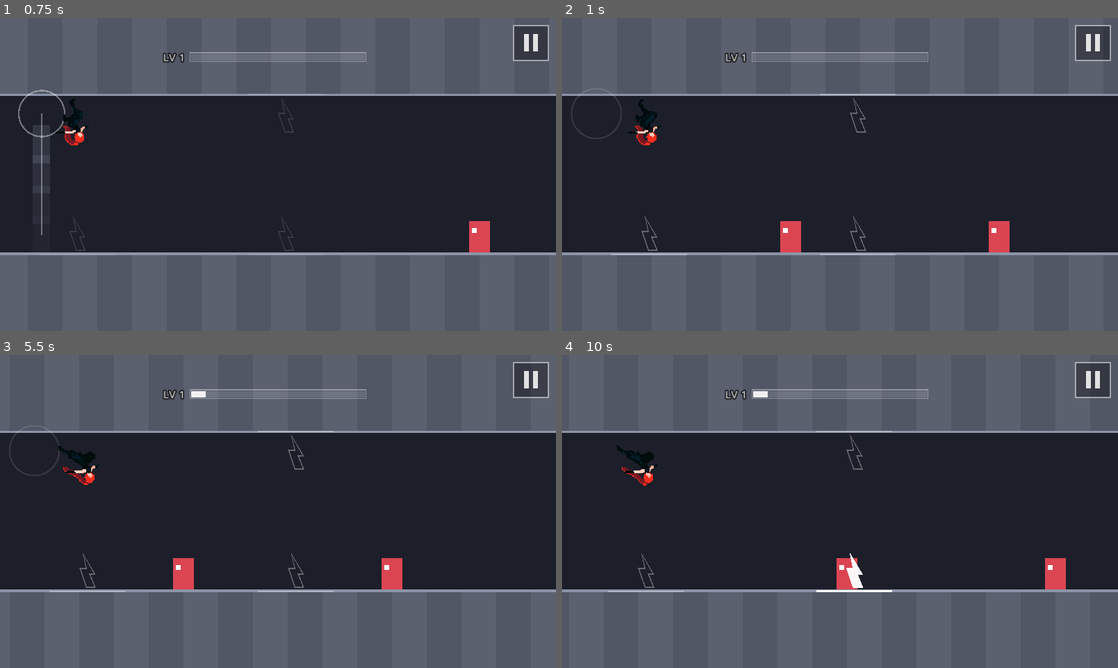
Above: before the commit, frames 1-4 (two rows, left to right).
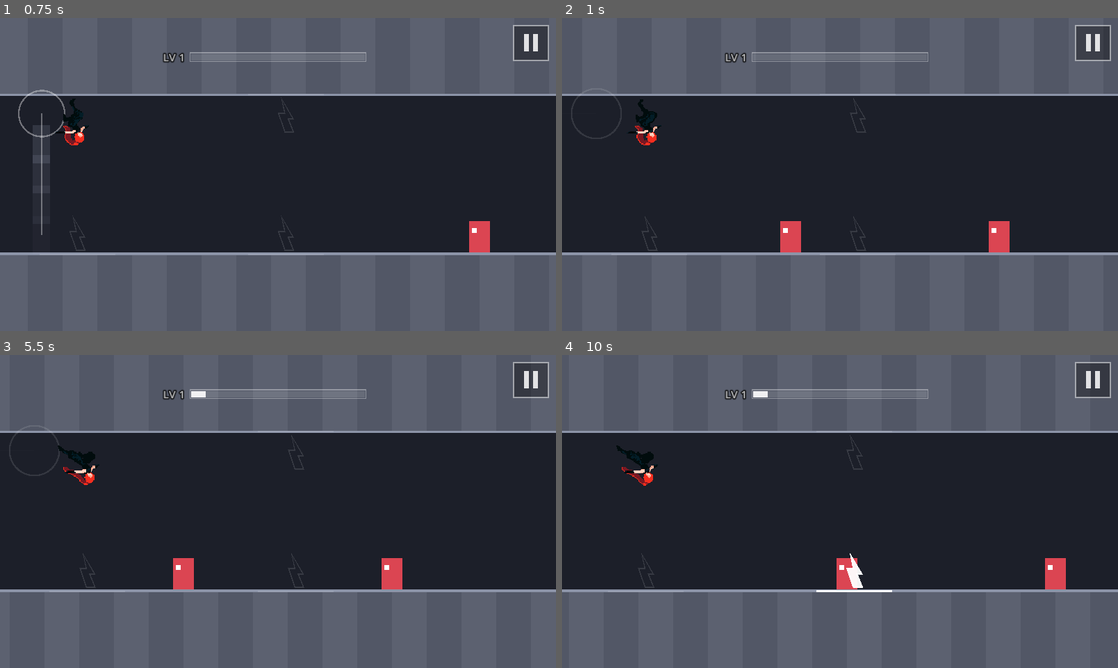
Above: after the commit, the same moments.

Repository: fredsbreads/game-off
Game: Godot game, scene res://scenes/main.tscn
The game is run twice, just before and just after one commit, with the same random seed, the same clock (stepped at 60 frames per second) and the same inputs.
Inputs (mouse positions are in pixels of both pictures, inside the frame that each line leads up to):
- Up to frame 1 (0.75 s): tap Enter at 0.5 s; move the mouse to (400, 158) at 0.52 s; hold K (tp_forward) from 0.53 s (still down); hold J (tp_vertical) from 0.53 s (still down); click (400, 158) at 0.67 s
- Up to frame 2 (1 s): keep holding K (tp_forward); keep holding J (tp_vertical)
- Up to frame 3 (5.5 s): move the mouse to (166, 527) at 1.27 s; release K (tp_forward) at 1.28 s; release J (tp_vertical) at 1.28 s; tap Shift at 1.35, 2.85, 4.35 s; move the mouse to (333, 442) at 2.02 s; hold J (tp_vertical) 2.03-2.78 s; hold K (tp_forward) 2.03-3.53 s; move the mouse to (250, 574) at 2.77 s; click (250, 574) at 2.92 s; move the mouse to (444, 558) at 3.52 s; hold J (tp_vertical) 3.53-4.28 s; move the mouse to (111, 464) at 4.27 s; move the mouse to (305, 511) at 5.02 s; hold J (tp_vertical) from 5.03 s (still down); click (305, 511) at 5.17 s
- Up to frame 4 (10 s): move the mouse to (756, 433) at 5.77 s; release J (tp_vertical) at 5.78 s; hold K (tp_forward) 5.78-8.03 s; tap Shift at 5.85, 7.35, 8.85 s; move the mouse to (962, 495) at 6.52 s; hold J (tp_vertical) 6.53-7.28 s; move the mouse to (728, 527) at 7.27 s; click (728, 527) at 7.42 s; move the mouse to (895, 442) at 8.02 s; hold J (tp_vertical) 8.03-8.78 s; move the mouse to (812, 574) at 8.77 s; move the mouse to (1006, 558) at 9.52 s; hold K (tp_forward) from 9.53 s (still down); hold J (tp_vertical) from 9.53 s (still down); click (1006, 558) at 9.67 s

Frame 1 is identical in both runs. In frame 2, 0.2% of the frame differs, in the area x 14-55%, y 25-75%; in frame 3, 0.2%; in frame 4, 0.1%.

Commit message:
Misses in a row get longer cooldowns, so mashing gets you killed
0.16 s after the first miss, 0.3 s after the second, 0.5 s after the
third and later. A kill or half a second without teleporting resets it.
The solver and bot track the streak too.

Diff:
--- a/scripts/chunk_solver.gd
+++ b/scripts/chunk_solver.gd
@@ -10,9 +10,10 @@
 ##      exactly onto it and ends the frame there.
 ##   2. run forward one frame along your row
 ##   3. running into a live enemy in your row kills you
-##   4. tick the cooldown down
+##   4. tick the cooldown down (and the frames since the last teleport)
 ##
-## Enemies are Vector2(x, row). States are [x, row, cooldown, killed_mask].
+## Enemies are Vector2(x, row). States are
+## [x, row, cooldown, killed_mask, misses_in_a_row, frames_since_teleport].
 ##
 ## Used by tools/validate_patterns.gd to prove patterns chain, and by the
 ## debug bot to play the game for soak tests and screenshots.
@@ -24,13 +25,14 @@
 
 ## limit_x: teleports may not land at or past this (level not built there).
 ## required_kills: bitmask of enemies that must all be killed (0 = survive).
+## start: [x, row, cooldown] or [x, row, cooldown, misses, frames_since_teleport].
 ## Returns {"ok": bool, "actions": Array (one Move per frame)}.
 static func search(enemies: Array[Vector2], start: Array, goal_x: float, limit_x: float, speed: float, max_frames: int = 3000, required_kills: int = 0) -> Dictionary:
-	# Each history entry: [x, row, cooldown, killed_mask, parent_index, action]
-	var first: Array = start.duplicate()
-	first.append(0)
-	first.append(-1)
-	first.append(Rules.Move.NONE)
+	# Each history entry: [x, row, cooldown, killed_mask, misses, idle,
+	# parent_index, action]
+	var misses: int = start[3] if start.size() > 3 else 0
+	var idle: int = start[4] if start.size() > 4 else Rules.miss_streak_reset_frames()
+	var first: Array = [start[0], start[1], start[2], 0, misses, mini(idle, Rules.miss_streak_reset_frames()), -1, Rules.Move.NONE]
 	var history: Array = [first]
 	var frontier: Array[int] = [0]
 
@@ -51,9 +53,10 @@
 				var new_index := history.size() - 1
 				if result[0] >= goal_x and (int(result[3]) & required_kills) == required_kills:
 					return {"ok": true, "actions": _path(history, new_index)}
-				# States at (almost) the same spot, row and kills are
-				# interchangeable; keep the one that can teleport soonest.
-				var key := "%d|%d|%d" % [roundi(result[0] * DEDUP_PER_TILE), result[1], result[3]]
+				# States at (almost) the same spot, row, kills and miss streak
+				# are interchangeable; keep the one that can teleport soonest.
+				var streak: int = result[4] if result[5] < Rules.miss_streak_reset_frames() else 0
+				var key := "%d|%d|%d|%d" % [roundi(result[0] * DEDUP_PER_TILE), result[1], result[3], streak]
 				if seen.has(key):
 					var slot: int = seen[key]
 					var kept: Array = history[next[slot]]
@@ -77,10 +80,15 @@
 	var row: int = state[1]
 	var cooldown: int = state[2]
 	var mask: int = state[3]
+	var misses: int = state[4]
+	var idle: int = state[5]
 
 	if move != Rules.Move.NONE:
 		if cooldown > 0:
 			return []
+		if idle >= Rules.miss_streak_reset_frames():
+			misses = 0
+		idle = 0
 		x += Rules.move_dx(move)
 		if Rules.move_flips_row(move):
 			row = 1 - row
@@ -102,8 +110,9 @@
 			# that lets you chain on (same rule as main.gd _teleport).
 			if move == Rules.Move.VERTICAL and snap_to < x and not _can_chain(enemies, mask, snap_to, row):
 				snap_to = x
-			return [snap_to, row, 0, mask]
-		cooldown = Rules.cooldown_frames()
+			return [snap_to, row, 0, mask, 0, idle]
+		misses += 1
+		cooldown = Rules.miss_cooldown_frames(misses)
 
 	x += speed / Rules.PHYSICS_FPS
 	for i in enemies.size():
@@ -111,7 +120,8 @@
 		if (mask & (1 << i)) == 0 and int(e.y) == row and absf(e.x - x) < Rules.HIT_RADIUS:
 			return []
 	cooldown = maxi(cooldown - 1, 0)
-	return [x, row, cooldown, mask]
+	idle = mini(idle + 1, Rules.miss_streak_reset_frames())
+	return [x, row, cooldown, mask, misses, idle]
 
 
 ## True if any live enemy is under one of the markers at (x, row).
@@ -142,6 +152,6 @@
 	var actions: Array = []
 	while index > 0:
 		var entry: Array = history[index]
-		actions.push_front(entry[5])
-		index = entry[4]
+		actions.push_front(entry[7])
+		index = entry[6]
 	return actions
--- a/scripts/debug_tools.gd
+++ b/scripts/debug_tools.gd
@@ -105,7 +105,7 @@
 	for e in main.level.enemies:
 		if e.alive and e.tile_x > px - 1.0 and e.tile_x < px + PLAN_AHEAD_TILES + 8.0:
 			near.append(Vector2(e.tile_x, e.row))
-	var start := [px, main.player.row, main.player.cooldown]
+	var start := [px, main.player.row, main.player.cooldown, main._misses, main._idle_frames]
 	var limit := px + PLAN_AHEAD_TILES + 30.0
 	# Play like a person going for chains: try to kill every enemy in range,
 	# and only fall back to just surviving if that's impossible.
@@ -119,7 +119,7 @@
 		result = ChunkSolver.search(near, start, goal, limit, Rules.RUN_SPEED)
 	_plan = result["actions"]
 	_predicted.clear()
-	var st: Array = [px, main.player.row, main.player.cooldown, 0]
+	var st: Array = [px, main.player.row, main.player.cooldown, 0, main._misses, mini(main._idle_frames, Rules.miss_streak_reset_frames())]
 	for act in _plan:
 		_predicted.append([st[0], st[1], st[2]])
 		var nxt := ChunkSolver.step(near, st, act, Rules.RUN_SPEED, limit)
--- a/scripts/main.gd
+++ b/scripts/main.gd
@@ -55,6 +55,10 @@
 var _pending_forward := false
 var _pending_vertical := false
 var _pending_frames := 0
+# Misses in a row (see Rules.MISS_COOLDOWN_SECONDS) and frames since the last
+# teleport (half a second without one resets the streak).
+var _misses := 0
+var _idle_frames := 0
 # Where she was when a pending press could first fire. A single press waits
 # DIAGONAL_WINDOW_FRAMES in case it's a diagonal. While it waits she's
 # committed: running into an enemy doesn't count. When it fires, it hits if
@@ -420,12 +424,16 @@
 	# 4. timers
 	if player.cooldown > 0:
 		player.cooldown -= 1
+	_idle_frames = mini(_idle_frames + 1, Rules.miss_streak_reset_frames())
 
 	level.ensure_generated(player.x)
 	level.prune(cam.left() / Rules.TILE - 2.0)
 
 
 func _teleport(move: int) -> void:
+	if _idle_frames >= Rules.miss_streak_reset_frames():
+		_misses = 0
+	_idle_frames = 0
 	var from := Vector2(player.x * Rules.TILE, Rules.body_center_y(player.row))
 	var to_x := player.x + Rules.move_dx(move)
 	var to_row := (1 - player.row) if Rules.move_flips_row(move) else player.row
@@ -448,11 +456,13 @@
 	fx.teleport_trail(from, to)
 
 	if hit.is_empty():
-		player.cooldown = Rules.cooldown_frames()
+		_misses += 1
+		player.cooldown = Rules.miss_cooldown_frames(_misses)
 		fx.landing_ring(to)
 		if _chain_awaiting:
 			_end_chain("DROPPED", "MISSED")   # teleported into empty space while an enemy was in reach
 	else:
+		_misses = 0
 		player.cooldown = 0
 		for e in hit:
 			_kill(e)
--- a/scripts/rules.gd
+++ b/scripts/rules.gd
@@ -24,6 +24,11 @@
 # to stop absurdly fast spamming. A kill always resets it.
 # Counted in whole frames: 0.16 s rounds up to 10 frames (~0.167 s).
 const COOLDOWN_SECONDS := 0.16
+# Misses in a row cost more, so mashing gets you killed: the 1st miss gets
+# the normal cooldown, the 2nd 0.3 s, the 3rd and later 0.5 s. A kill resets
+# the streak, and so does half a second without teleporting.
+const MISS_COOLDOWN_SECONDS := [0.16, 0.3, 0.5]
+const MISS_STREAK_RESET_SECONDS := 0.5
 
 # Each teleport's landing zone (what the line under its marker shows), the
 # same for all three: this many tiles behind and ahead of the landing spot.
@@ -52,6 +57,16 @@
 
 static func cooldown_frames() -> int:
 	return ceili(COOLDOWN_SECONDS * PHYSICS_FPS)
+
+
+## Cooldown after the `misses`-th miss in a row (1 = the first).
+static func miss_cooldown_frames(misses: int) -> int:
+	var i := clampi(misses - 1, 0, MISS_COOLDOWN_SECONDS.size() - 1)
+	return ceili(float(MISS_COOLDOWN_SECONDS[i]) * PHYSICS_FPS)
+
+
+static func miss_streak_reset_frames() -> int:
+	return ceili(MISS_STREAK_RESET_SECONDS * PHYSICS_FPS)
 
 
 ## The landing zone a marker's line shows, as [tiles behind the landing
